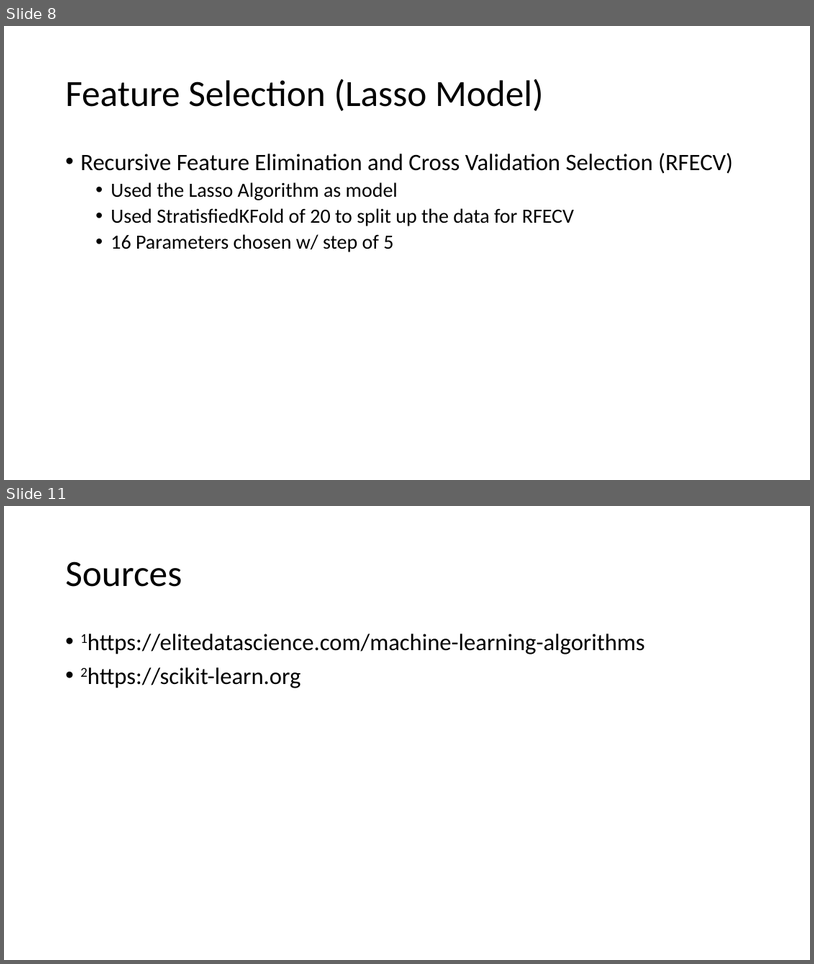
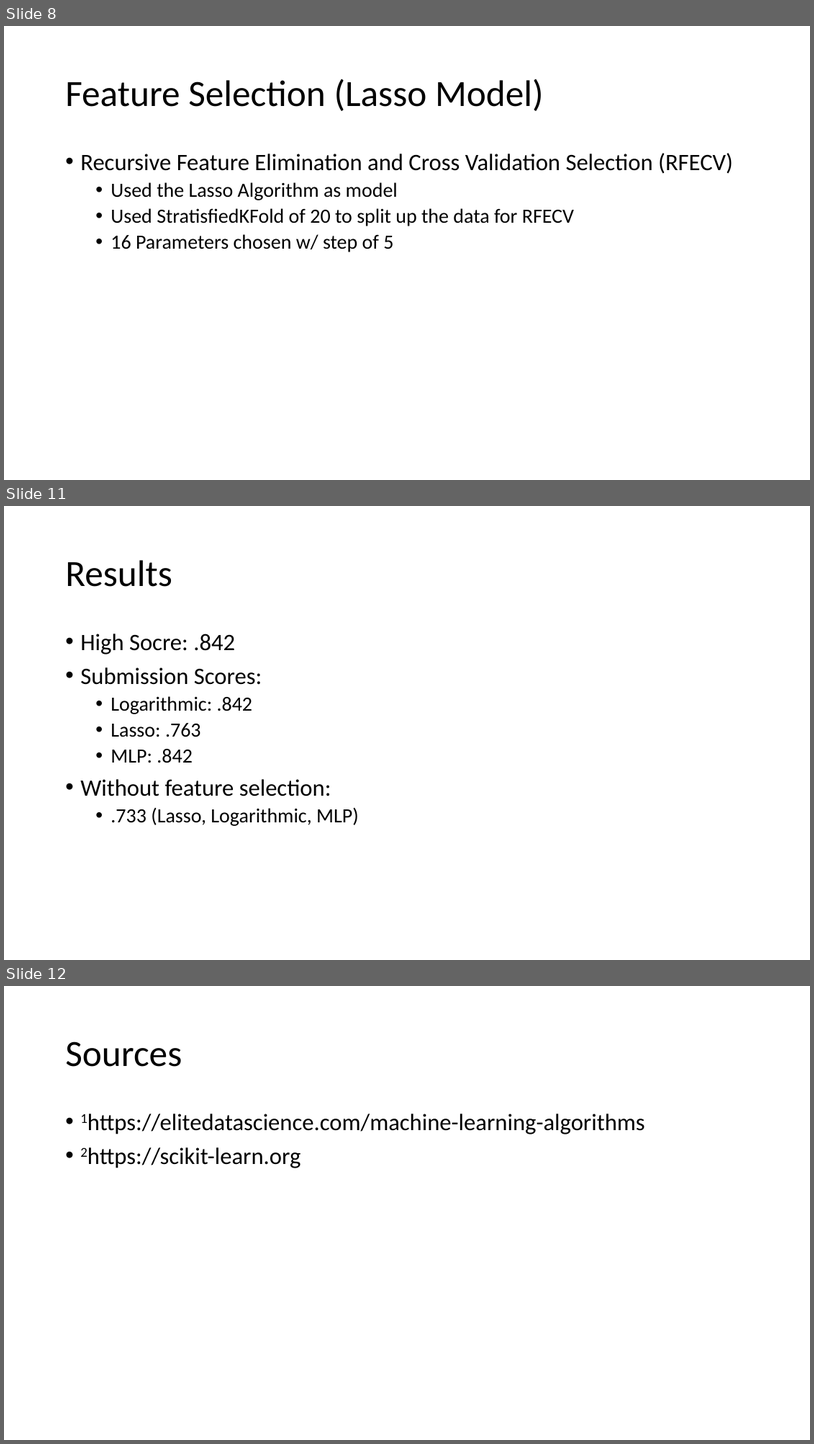
Before and after one commit to suong4554/Machine-Learning-Poly-U, a slide deck: Presentation.pptx. Shown one above the other, each under a label of ours: slides 8 and 11 before the commit, slides 8, 11 and 12 after it; the slides between them are not shown. The pictures are 814x964 and 814x1444 pixels, drawn with LibreOffice and Linux fonts; fonts in the diff are those of the drawing. Boxes give left, top, right and bottom in pixels: in the first picture for what was removed or moved away, otherwise in the second. Text is boxed around its words. In the diff, an @@ line names an element or a change of style, - is before the commit and + after.

```diff
--- a/Presentation.pptx
+++ b/Presentation.pptx
@@ slide 11 added at [4,506,810,960], background #FFFFFF @@
@@ title added at [65,560,172,587], 44 pt, text #000000 @@
+Results
@@ text added at [80,633,359,826], 24 pt, text #000000 @@
+• High Socre: .842
+• Submission Scores:
+  • Logarithmic: .842
+  • Lasso: .763
+  • MLP: .842
+• Without feature selection:
+  • .733 (Lasso, Logarithmic, MLP)
@@ what was slide 11 is now slide 12 @@
```
Also in this commit, not shown: 6 slides changed, 2 other files.
